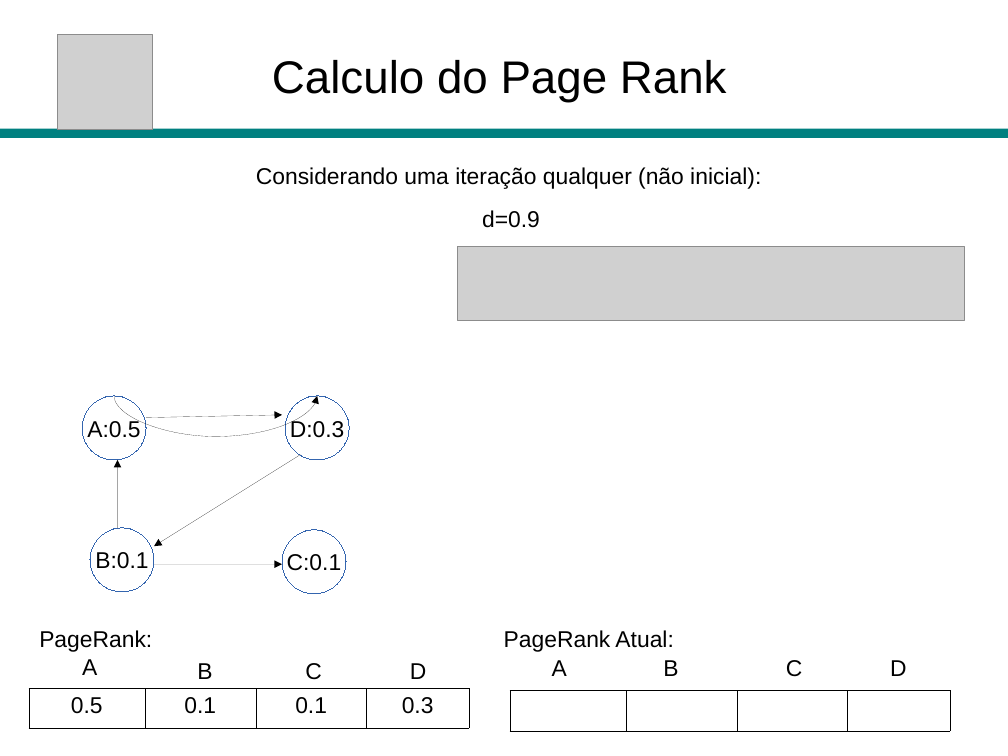
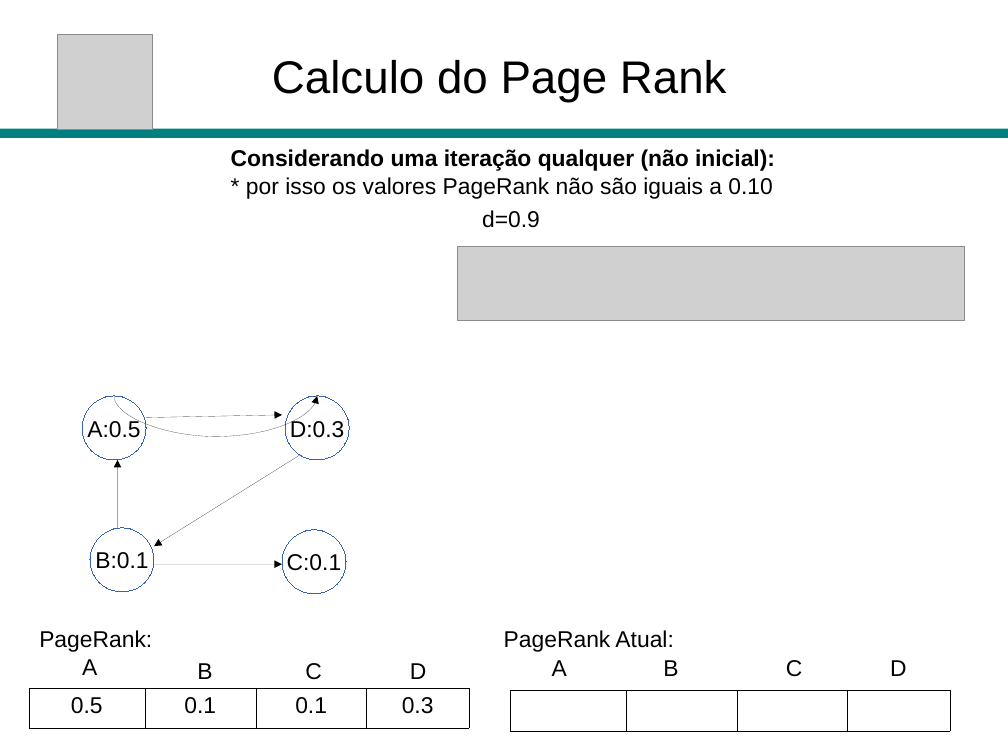
Before and after one commit to daniel-hasan/matematica-discreta, a slide deck: slide 8 of aula_coding_dojo_1.odp (slide 10 before the commit). Drawn at 1008x756 pixels with LibreOffice and Linux fonts; fonts in the diff are those of the drawing; grey boxes stand for pictures. Boxes give left, top, right and bottom in pixels: in the first picture for what was removed or moved away, otherwise in the second. Text is boxed around its words. In the diff, an @@ line names an element or a change of style, - is before the commit and + after.

```diff
--- a/aula_coding_dojo_1.odp
+++ b/aula_coding_dojo_1.odp
@@ text "Considerando uma iteração qualquer (não ...": place and size @@
-text "Considerando uma iteração qualquer (não ..." at <box>256,167,761,189</box>
+text "Considerando uma iteração qualquer (não ..." at <box>231,149,775,199</box>
@@ text at <box>231,149,775,171</box>: bold on in "Considerando uma iteração qualquer (não inicial):" @@
@@ text at <box>246,177,772,199</box>: paragraph added @@
+* por isso os valores PageRank não são iguais a 0.10
```
Also in this commit, not shown: 17 other slides changed, 1 slide added, 1 slide removed, 7 other files.
